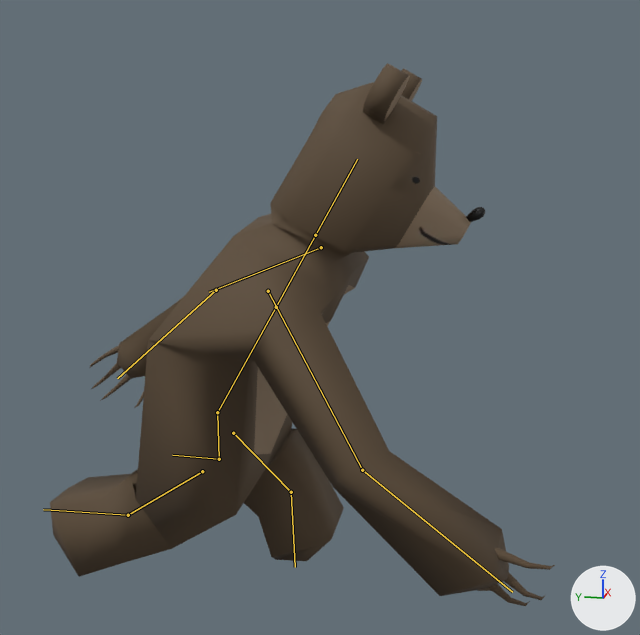
The glTF model Assets/BEARanimated.glb, before and after one commit.
Camera for both pictures: a camera (50 mm lens) standing at (-16.17, -5.33, 10.2) and looking at (0.01, -2.09, 6.15). Arrows for +X, +Y and +Z are at lower right; the lights stay in place. Both versions are drawn at frame 0 of the action 'run'; the numbers are the values there. The bones that bend it are drawn over the model as lines.
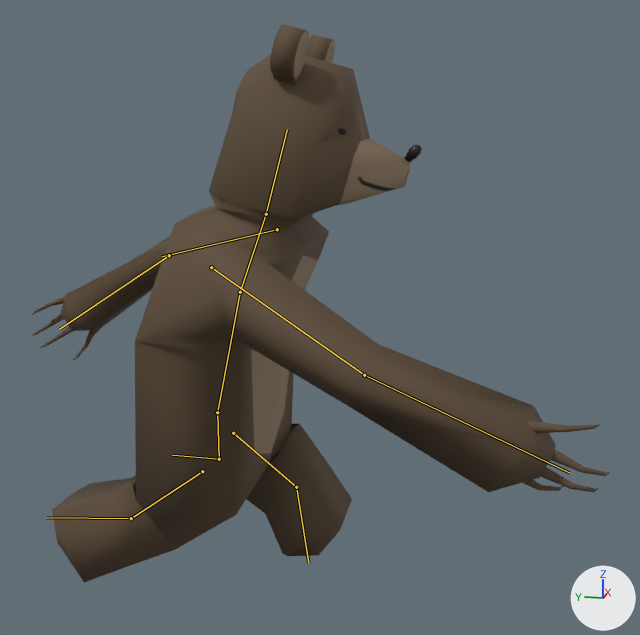
The edits, one by one:
Bone 'Bone.001' (bone_bone_001) turns from (29, 0, 0) to (12, 0, 0) degrees about its own x, y and z.
Bone 'Bone.002' (bone_bone_002) turns from (0, 0, 0) to (8, 0, 0) degrees about its own x, y and z.
Bone 'Bone.003' (bone_bone_003) turns from (0, 0, 0) to (-5, 0, 0) degrees about its own x, y and z.
Bone 'humerous.L' (bone_humerous_l) turns from (-62, 50, -120) to (-87, 33, -137) degrees about its own x, y and z.
Bone 'humerous.R' (bone_humerous_r) turns from (57, -3, 38) to (65, 6, 38) degrees about its own x, y and z.
Bone 'forearm.R' (bone_forearm_r) turns from (34, -22, 6) to (19, -28, 8) degrees about its own x, y and z.
Bone 'femur.L' (bone_femur_l) turns from (43, -3, -1) to (48, -4, -2) degrees about its own x, y and z.
Bone 'femur.R' (bone_femur_r) turns from (-57, -4, 2) to (-54, -4, 2) degrees about its own x, y and z.

Boxes (x1, y1, x2, y2) around the edits, measured in the pictures (640 x 635 px):
'Cylinder.001', posed (15% wider): before (50, 63, 555, 606); after (31, 24, 612, 582)
bone 'Bone.001', root to tip: before (217, 412) to (276, 307); after (217, 412) to (240, 292)
bone 'Bone.002', root to tip: before (276, 307) to (315, 235); after (240, 292) to (266, 214)
bone 'Bone.003', root to tip: before (315, 235) to (357, 159); after (266, 214) to (287, 129)
bone 'humerous.L', root to tip: before (321, 247) to (209, 292); after (277, 229) to (162, 256)
bone 'humerous.R', root to tip: before (268, 291) to (362, 470); after (211, 267) to (364, 375)
bone 'forearm.R', root to tip: before (362, 470) to (512, 592); after (364, 375) to (569, 472)
bone 'femur.L', root to tip: before (233, 433) to (291, 492); after (233, 433) to (296, 487)
bone 'femur.R', root to tip: before (202, 471) to (128, 515); after (202, 471) to (131, 518)
